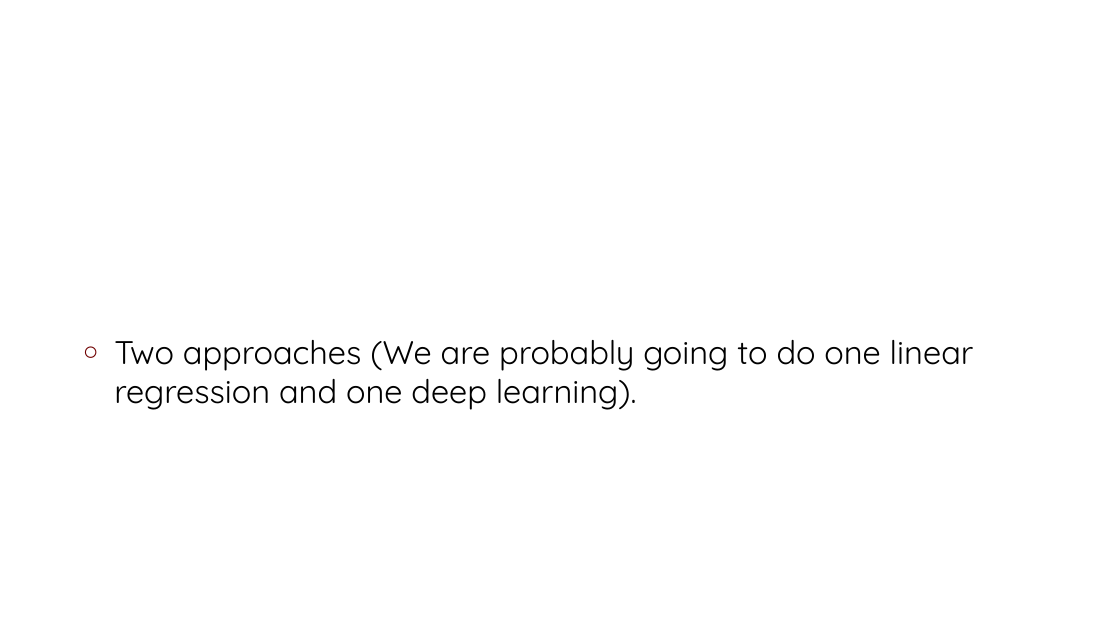
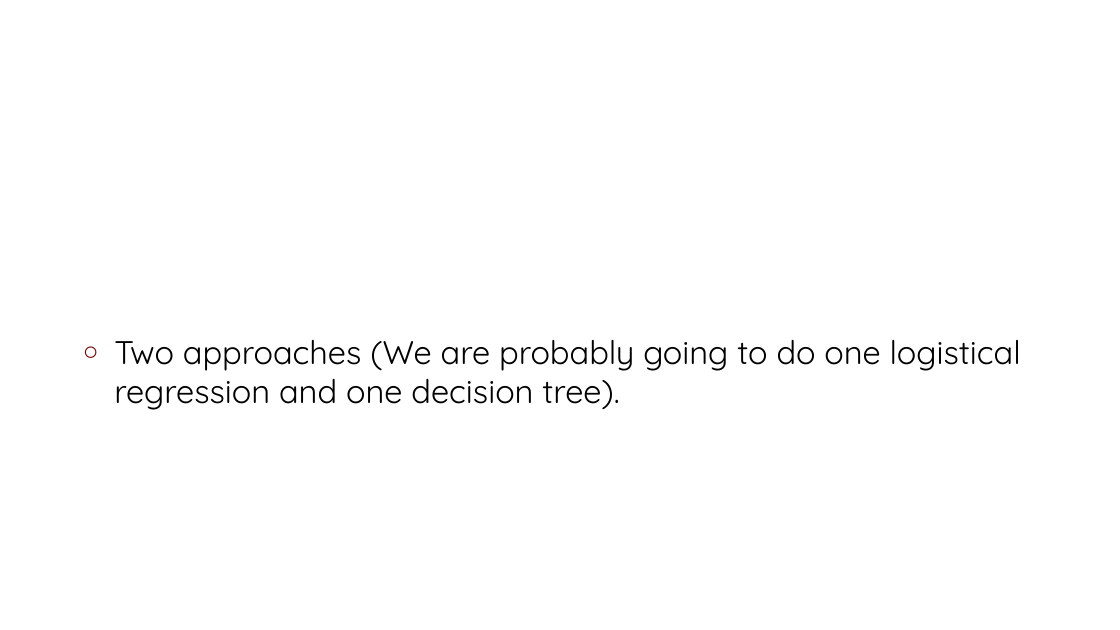
Before and after one commit to ninous-dev/heart-prediction, a slide deck: slide 15 of Documentation/Study of posibilities.pptx (slide 10 before the commit). Drawn at 1120x630 pixels with LibreOffice and Linux fonts; fonts in the diff are those of the drawing; background and template pictures are left out. Boxes give left, top, right and bottom in pixels: in the first picture for what was removed or moved away, otherwise in the second. Text is boxed around its words. In the diff, an @@ line names an element or a change of style, - is before the commit and + after.

```diff
--- a/Documentation/Study of posibilities.pptx
+++ b/Documentation/Study of posibilities.pptx
@@ text at <box>114,340,1021,410</box>: text changed @@
-○ Two approaches (We are probably going to do one linear regression and one deep learning).
+○ Two approaches (We are probably going to do one logistical regression and one decision tree).
```
Also in this commit, not shown: 5 slides added.
